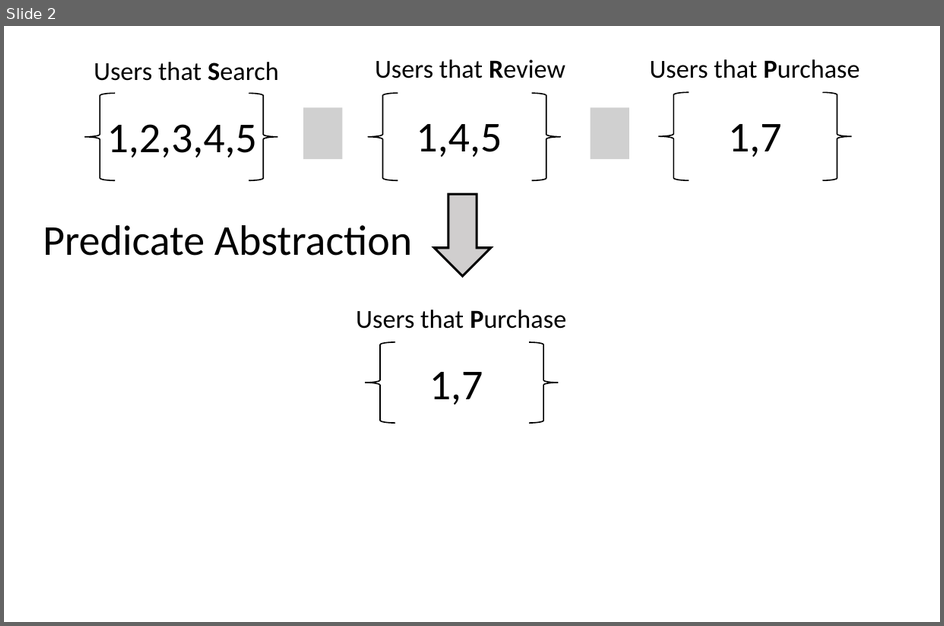
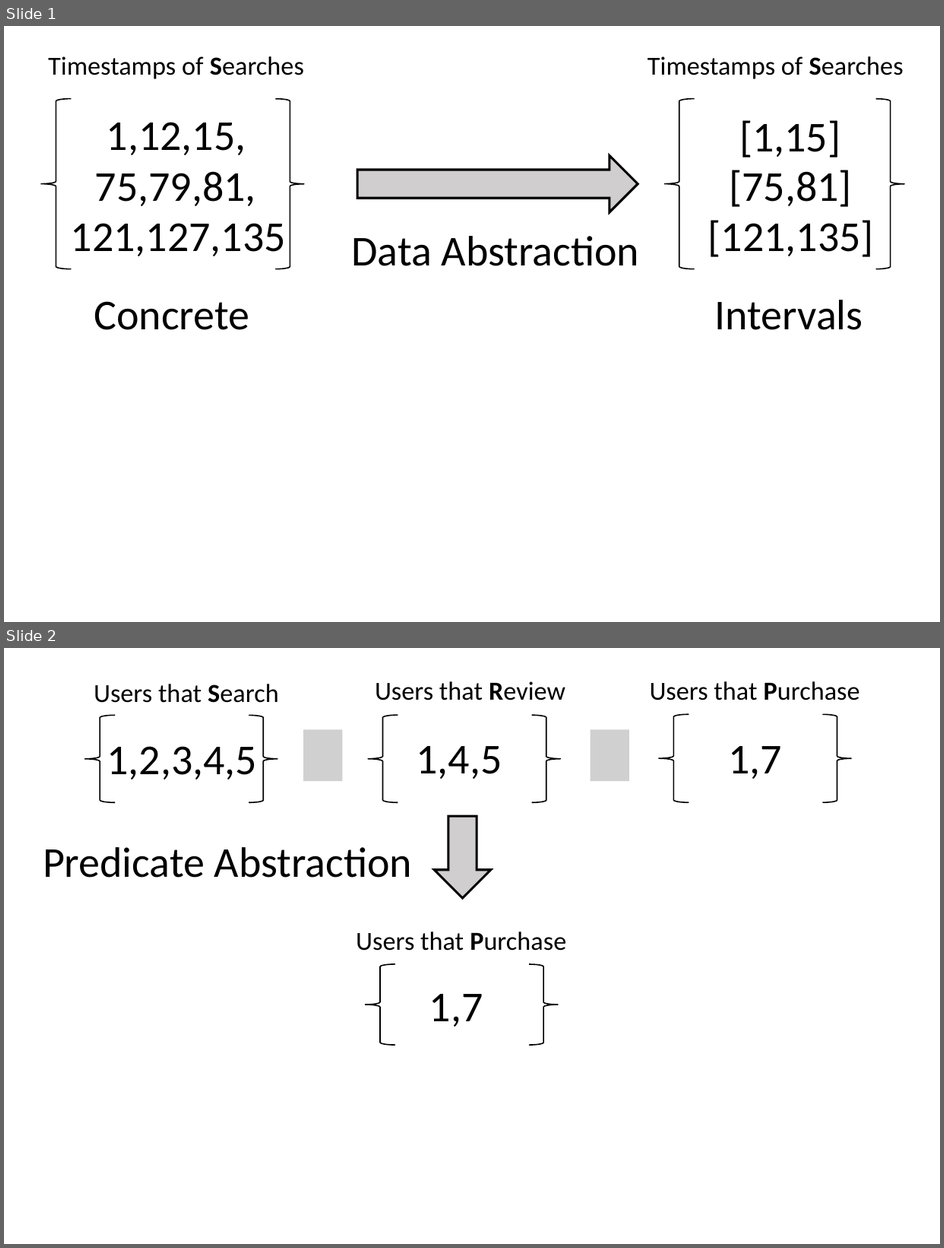
Before and after one commit to daniellupei/abstract_pattern_matching, a slide deck: graphs/motivation.pptx. Shown one above the other, each under a label of ours: slide 2 before the commit, slides 1 and 2 after it. The pictures are 944x626 and 944x1248 pixels, drawn with LibreOffice and Linux fonts; fonts in the diff are those of the drawing; grey boxes stand for pictures. Boxes give left, top, right and bottom in pixels: in the first picture for what was removed or moved away, otherwise in the second. Text is boxed around its words. In the diff, an @@ line names an element or a change of style, - is before the commit and + after.

```diff
--- a/graphs/motivation.pptx
+++ b/graphs/motivation.pptx
@@ slide 1 added at [4,26,940,622], background #FFFFFF @@
@@ text added at [48,56,304,79], 11 pt, text #000000 @@
+Timestamps of Searches
@@ text added at [648,56,904,79], 11 pt, text #000000 @@
+Timestamps of Searches
@@ left brace added at [41,99,72,269], outline #000000 0.5 pt @@
@@ right brace added at [276,99,305,269], outline #000000 0.5 pt @@
@@ left brace added at [664,99,695,269], outline #000000 0.5 pt @@
@@ right brace added at [876,99,905,269], outline #000000 0.5 pt @@
@@ text added at [107,122,246,155], 18 pt, text #000000 @@
+1,12,15,
@@ text added at [740,120,841,157], 18 pt, text #000000 @@
+[1,15]
@@ right arrow added at [358,155,639,211], fill #D0CECE, outline #000000 1 pt @@
@@ text added at [95,171,256,206], 18 pt, text #000000 @@
+75,79,81,
@@ text added at [729,170,852,207], 18 pt, text #000000 @@
+[75,81]
@@ text added at [71,223,286,256], 18 pt, text #000000 @@
+121,127,135
@@ text added at [709,220,874,257], 18 pt, text #000000 @@
+[121,135]
@@ text added at [352,236,639,266], 18 pt, text #000000 @@
+Data Abstraction
@@ text added at [94,301,250,330], 18 pt, text #000000 @@
+Concrete
@@ text added at [715,300,864,330], 18 pt, text #000000 @@
+Intervals
```
Also in this commit, not shown: 1 slide removed, 2 other files.
